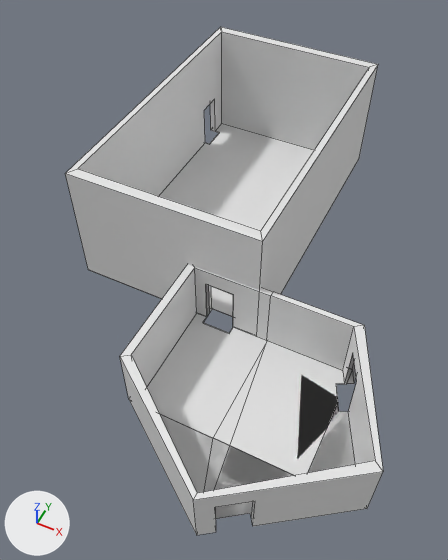
Renders of the FBX model Assets/Models/mainRoom.fbx from each side of a commit.
Camera for both pictures: a 50 mm lens placed at (52.1, -111.0, 109.1), pointed at (12.0, -30.9, 8.9). The axes (+X, +Y, +Z) are drawn at lower left. The lights are the same throughout. Mesh edges are drawn as thin lines. Where no turn or scale is listed for an object, it has been applied to the vertices. Vertices at the same position are counted once.

Before the edit, the objects in view are built like this:
```python
me_cube_006 = bpy.data.meshes.new('Cube.006')
me_cube_006.from_pydata(...)  # 48 vertices, 28 faces; spans x -22.1..22.1, y -35.3..35.3, z -0.1..28.9
me_cube_006.materials.append(mat_material)  # white #e7e7e7
me_cube_007 = bpy.data.meshes.new('Cube.007')
me_cube_007.from_pydata(...)  # 76 vertices, 39 faces; spans x -18.9..30.7, y -31.0..13.4, z -0.1..15.1
ob_hallway = bpy.data.objects.new('hallway', me_cube_007)
ob_hallway.location = (24.7, -47.7, 0.0)
ob_mainroom = bpy.data.objects.new('mainRoom', me_cube_006)
ob_mainroom.location = (0.0, 0.0, 0.0)
```
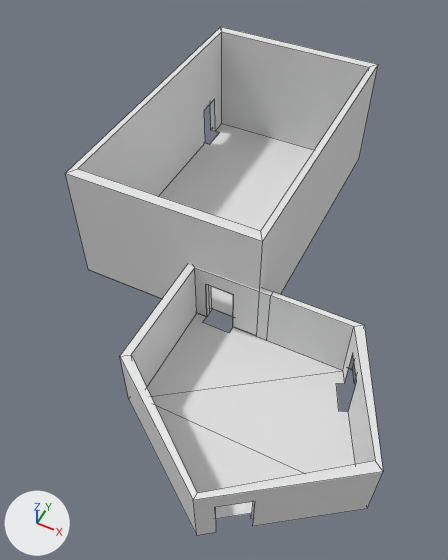
Where the change shows, as pixel boxes [x1, y1, x2, y2] in the pictures (448 x 560 px):
part 1 of me_cube_007, cut back: before [147, 285, 355, 524]; after [147, 313, 355, 519]

What changed in the scene script:
```text
Change me_cube_007:
    used by ob_hallway; location = (24.7, -47.7, 0.0)
    remove me_cube_007.from_pydata(...)  # 76 vertices, 39 faces; spans x -18.9..30.7, y -31.0..13.4, z -0.1..15.1
    add me_cube_007.from_pydata(...)  # 63 vertices, 26 faces; spans x -18.9..30.7, y -31.0..13.4, z -0.1..15.1
    me_cube_007 part 1
    13 vertices are removed from x -14.7..18.9, y -27.2..10.4, z -0.1..0.1
    16 faces are deleted
    3 new faces join them
```
